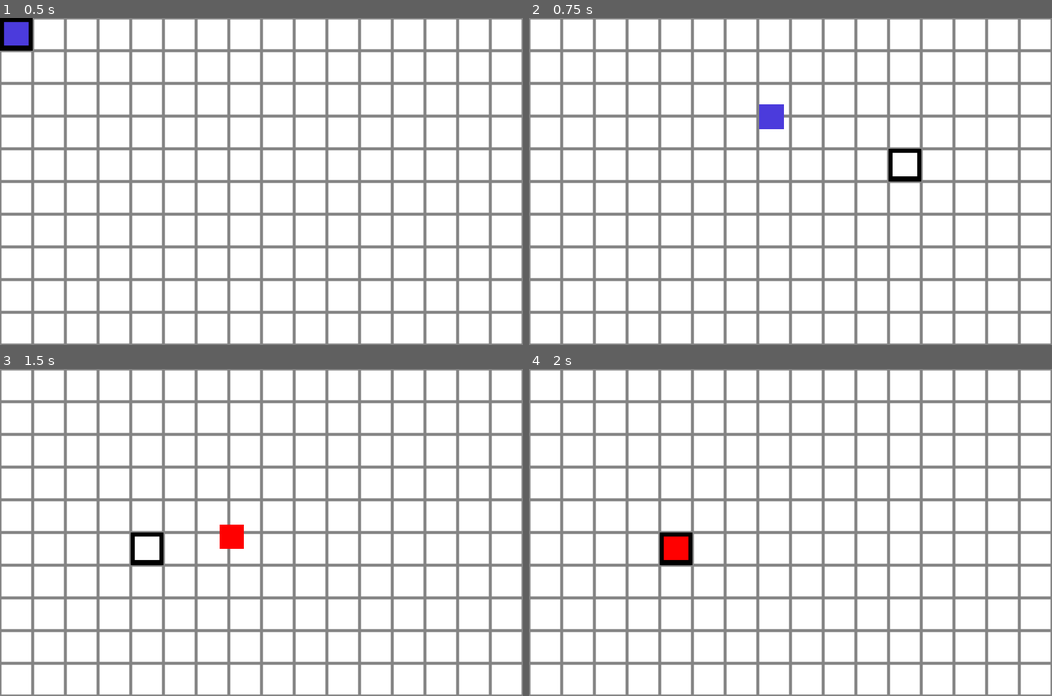
Above: before the commit, frames 1-4 (two rows, left to right).
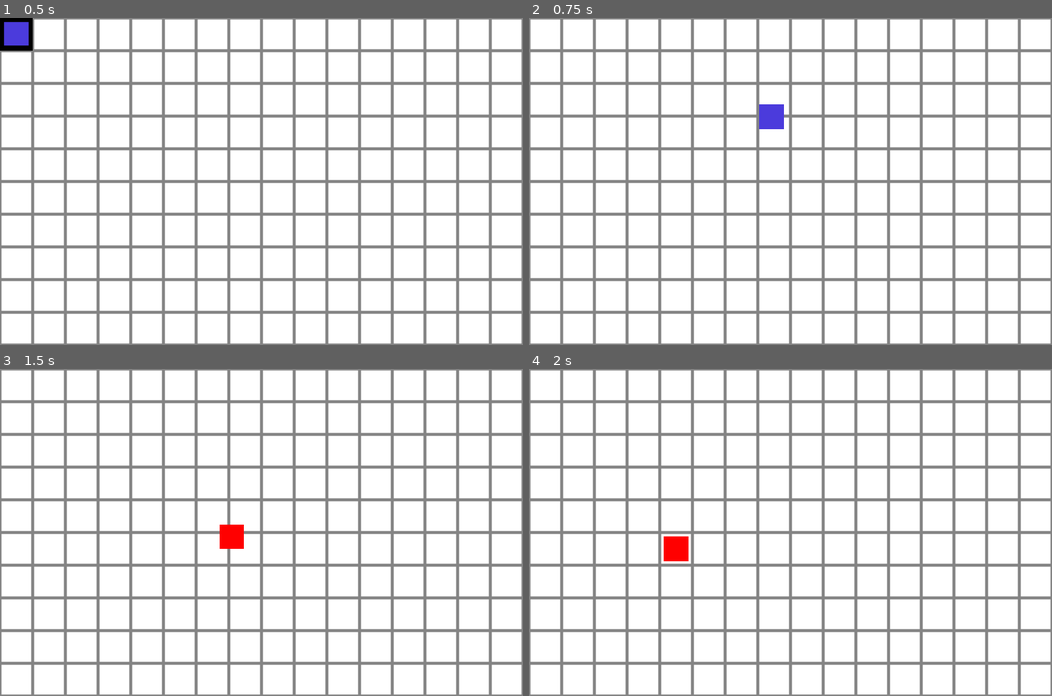
Above: after the commit, the same moments.

Repository: Aurenos/godot-grid-movement-practice
Game: Godot game, scene res://World.tscn
The game is run twice, just before and just after one commit, with the same random seed, the same clock (stepped at 60 frames per second) and the same inputs.
Inputs (mouse positions are in pixels of both pictures, inside the frame that each line leads up to):
- Up to frame 1 (0.5 s): no input
- Up to frame 2 (0.75 s): tap Enter at 0.5 s; move the mouse to (905, 165) at 0.52 s; click (905, 165) at 0.6 s
- Up to frame 3 (1.5 s): tap Space at 1.25 s; move the mouse to (156, 548) at 1.27 s; click (156, 548) at 1.35 s
- Up to frame 4 (2 s): no input

Frame 1 is identical in both runs. In frame 2, 0.3% of the frame differs, in the area x 68-75%, y 40-50%; in frame 3, 0.3%; in frame 4, 0.3%.

Commit message:
Highlighter wont show if selection outside of possible movement area

Diff:
--- a/Grid.gd
+++ b/Grid.gd
@@ -19,9 +19,18 @@
 	var mouse_pos := get_global_mouse_position()
 	var snapped_pos = mouse_pos.snapped(cell_size)
 
-
-	highlighter.position.x = \
+	snapped_pos.x = \
 		snapped_pos.x if mouse_pos.x > snapped_pos.x else snapped_pos.x - cell_size.x
 
-	highlighter.position.y = \
+	snapped_pos.y = \
 		snapped_pos.y if mouse_pos.y > snapped_pos.y else snapped_pos.y - cell_size.y
+
+	var v_diff = ($Unit.position - snapped_pos)
+	var diff = abs(v_diff.x / 64) + abs(v_diff.y / 64)
+
+	if diff > $Unit.total_moves:
+		highlighter.visible = false
+	else:
+		highlighter.visible = true
+
+	highlighter.position = snapped_pos
